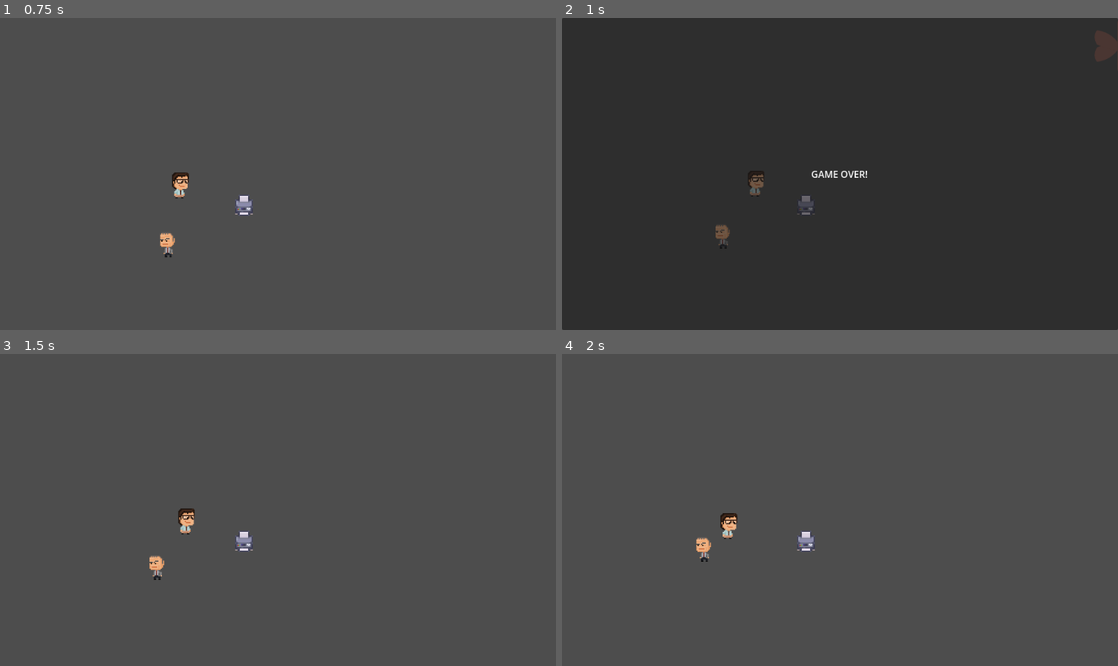
Above: before the commit, frames 1-4 (two rows, left to right).
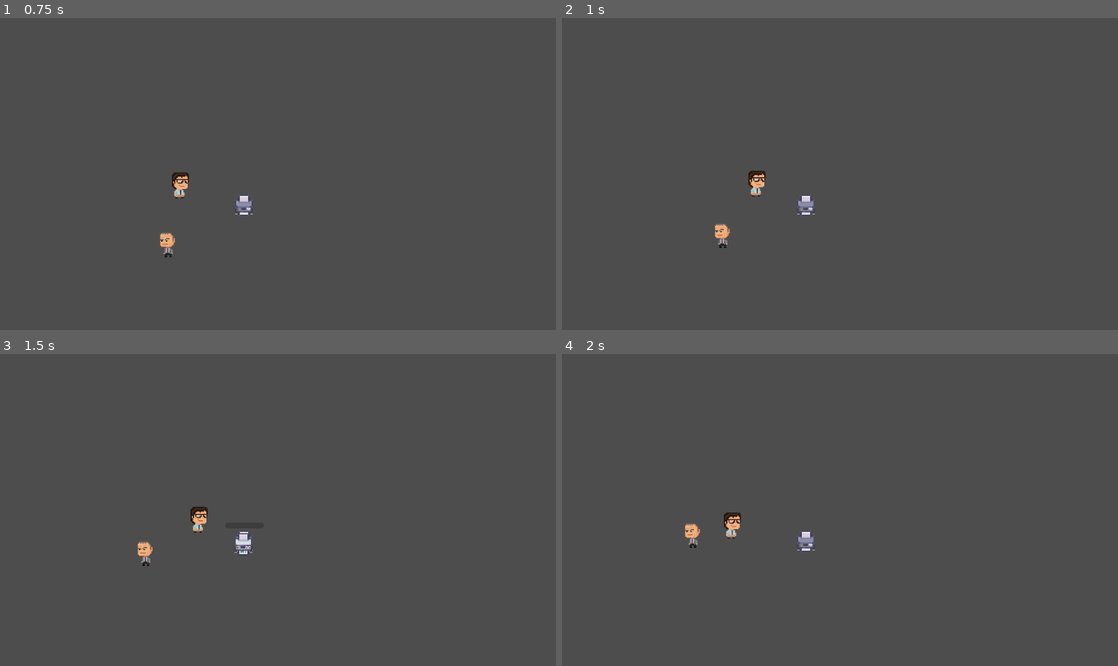
Above: after the commit, the same moments.

Repository: Medill-East/2025_gamejam_gmtk
Game: Godot game, scene res://loop/loop-main.tscn
Two runs of this game, one before a commit and one after it. Both use one fixed random seed, a clock stepped at 60 frames per second and the inputs below.
Inputs (mouse positions are in pixels of both pictures, inside the frame that each line leads up to):
- Up to frame 1 (0.75 s): tap Enter at 0.5 s; move the mouse to (400, 158) at 0.52 s; press the mouse at (400, 158) at 0.53 s; hold Right (move_right) from 0.53 s (still down)
- Up to frame 2 (1 s): keep holding Right (move_right)
- Up to frame 3 (1.5 s): move the mouse to (166, 525) at 1.27 s; release Right (move_right) at 1.28 s; release the mouse at (166, 525) at 1.28 s; hold Down (move_down) from 1.28 s (still down); click (166, 525) at 1.35 s
- Up to frame 4 (2 s): keep holding Down (move_down)

Frame 1 is identical in both runs. In frame 2, 100% of the frame differs, in the area x 0-100%, y 0-100%; in frame 3, 0.8%; in frame 4, 0.5%.

Commit message:
add rotation for boss
2025-0802-1540

Diff:
--- a/20250706-dodge2d/loop/loop-boss.tscn
+++ b/20250706-dodge2d/loop/loop-boss.tscn
@@ -4,10 +4,11 @@
 [ext_resource type="Texture2D" uid="uid://b8qch1ul23043" path="res://art/Loop/Characters.png" id="2_duqep"]
 
 [sub_resource type="ConvexPolygonShape2D" id="ConvexPolygonShape2D_3yhno"]
-points = PackedVector2Array(-1.4, -7.345, -64.07, -24.34, -63.865, 24.51)
+points = PackedVector2Array(0, 0, -128, -64, -160, 0, -128, 64)
 
 [node name="Loop-boss" type="CharacterBody2D"]
 script = ExtResource("1_fpcte")
+ray_count = 6
 
 [node name="Sprite2D" type="Sprite2D" parent="."]
 scale = Vector2(0.382905, 0.382905)
--- a/20250706-dodge2d/loop/loop_boss.gd
+++ b/20250706-dodge2d/loop/loop_boss.gd
@@ -15,6 +15,10 @@
 var _patrol_idx := 0
 var _player_ref: PLAYER = null
 
+# rotation
+var facing_left = true
+var THRESH := 10 # 像素/秒
+
 func _ready():
 	var path: Path2D = get_node(patrol_path)
 	patrol_points = []
@@ -24,7 +28,7 @@
 		patrol_points.append(curve.get_point_position(i))
 
 	_vision_area.body_entered.connect(_on_player_spotted)
-	_init_vision_shape()
+	#_init_vision_shape()
 	#_spawn_rays()
 
 func _physics_process(delta):
@@ -41,10 +45,22 @@
 	if global_position.distance_to(target) < 4.0:
 		_patrol_idx = (_patrol_idx + 1) % patrol_points.size()
 
+	print(velocity.x)
+	# scale = 1, left
+	# scale = -1, right
+	#var facing_left := scale.x > 0   # 初始化
+	#moving to left
+	if velocity.x < 0 and facing_left != true:
+		scale.x = 1
+		facing_left = true
+	elif velocity.x > 0 and facing_left == true:
+		scale.x = -1
+		facing_left = false
+
 # ---------- 视锥朝向 & 遮挡 ----------
 func _update_vision(delta):
 	# 让 VisionArea 与敌人同角度（假设 Sprite 面向 +X）
-	_vision_area.rotation = rotation
+	#_vision_area.rotation = rotation
 
 	# 遮挡检测：更新每条 RayCast2D 的目标点
 	for i in _ray_holder.get_children():
